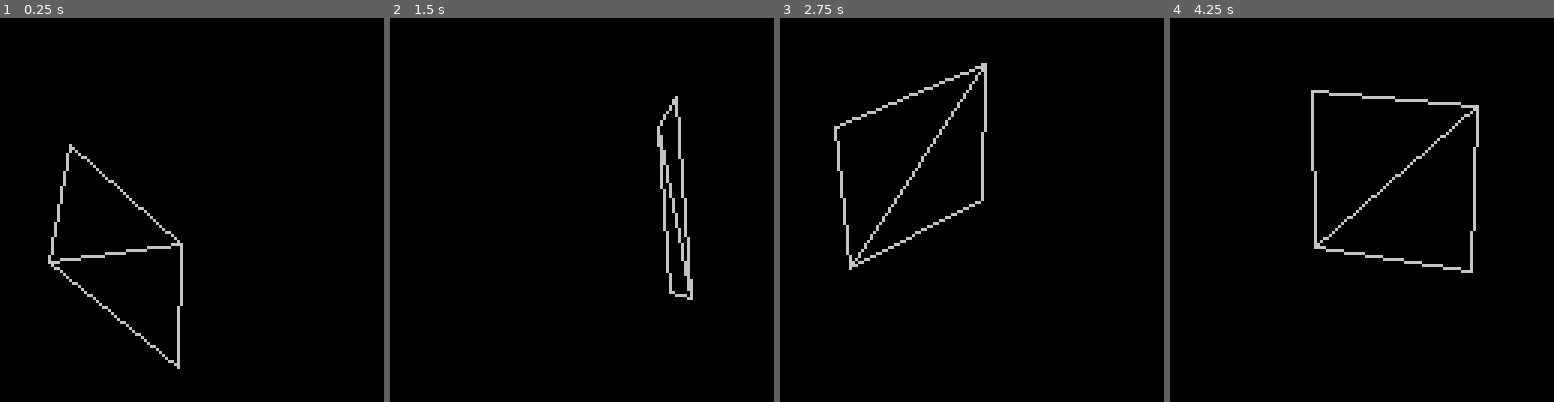
Above: before the commit, frames 1-4 (left to right).
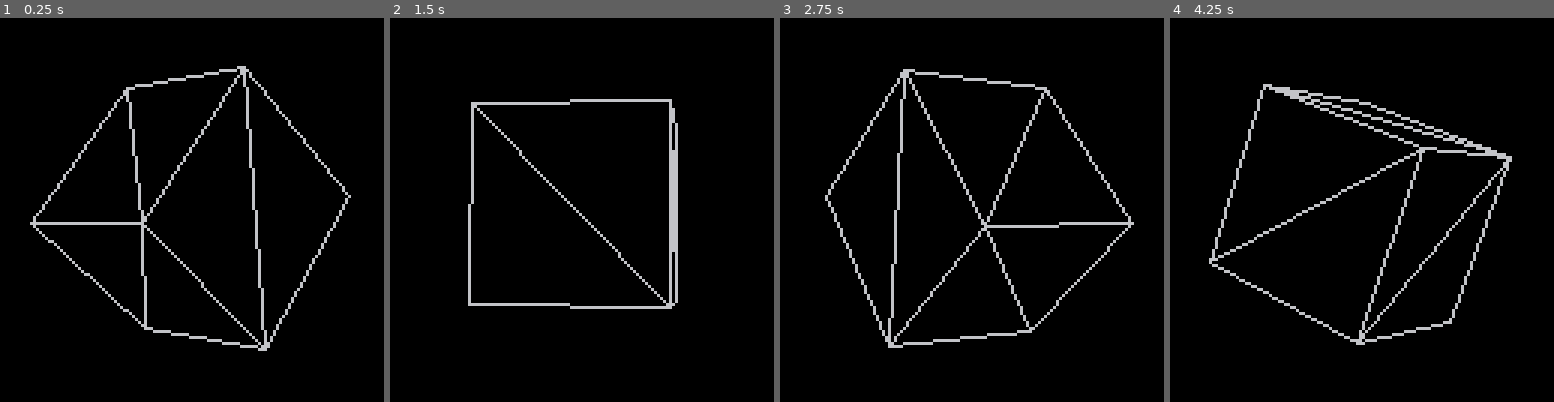
Above: after the commit, the same moments.

Repository: MrPicklePinosaur/pico8_carts
Game: PICO-8 cartridge 3d_renderer/3d.p8
Two runs of this game, one before a commit and one after it. Both use one fixed random seed, a clock stepped at 60 frames per second and the inputs below.
Inputs:
- Up to frame 1 (0.25 s): no input
- Up to frame 2 (1.5 s): no input
- Up to frame 3 (2.75 s): no input
- Up to frame 4 (4.25 s): no input

The runs differ from the first frame. In frame 1, 4.5% of the frame differs, in the area x 7-92%, y 12-92%; in frame 2, 3.5%; in frame 3, 4.8%; in frame 4, 5.2%, in the area x 10-90%, y 17-86%.

Commit message:
backface culling

Diff:
--- a/3d_renderer/3d.p8
+++ b/3d_renderer/3d.p8
@@ -18,8 +18,18 @@
 
 -- index buffer
 ib={
-  {1, 3, 2},
-  {3, 4, 2}
+{3,4,1},
+{2,1,4},
+{2,5,1},
+{6,5,2},
+{6,7,5},
+{6,8,7},
+{7,1,5},
+{7,3,1},
+{8,3,7},
+{8,4,3},
+{2,8,6},
+{2,4,8}
 }
 
 -- Construct a translation matrix
@@ -72,6 +82,21 @@
   }
 end
 
+function vec3_sub(a,b)
+ return {
+  a[1]-b[1],
+  a[2]-b[2],
+  a[3]-b[3],
+ }
+end
+
+function vec3_cross(a,b)
+ return {
+  a[2]*b[3] - a[3]*b[2],
+  a[3]*b[1] - a[1]*b[3],
+  a[1]*b[2] - a[2]*b[1]
+ }
+end
 
 -- Multiply two 4x4 matrices
 function mat4x4_mul(a, b)
@@ -108,15 +133,19 @@
  }
 end
 
+function square(x) return x*x end
+
 function _init()
 end
 
 angle_x=0.78
 angle_y=0.78
+angle_z=0.78
 function _update()
   -- camera controller
   angle_x += 0.01
-  angle_y += 0.01
+  angle_z += 0.01
+  -- angle_y += 0.01
 end
 
 function _draw()
@@ -126,33 +155,48 @@
   trans=mat4x4_mul(
     mat_t(0.0, 0.0, 10.0),
     mat4x4_mul(
-      mat_rot_x(angle_x),
-      mat_rot_y(angle_y)
+      mat_rot_y(angle_z),
+      mat4x4_mul(
+        mat_rot_y(angle_y),
+        mat_rot_x(angle_x)
+      )
     )
   )
   proj=mat_p(0.125, 1.0, 100.0)
   rot_x=mat_rot_x(1.0)
   rot_y=mat_rot_y(1.0)
-  points={} -- transformed points in screenspace
+  wrld_points={} -- transofmed points in worldspace
+  scr_points={} -- transformed points in screenspace
   for p in all(vb) do
     tr=mat4x4_v4_mul(trans,p)
+    add(wrld_points, tr)
     tr=mat4x4_v4_mul(proj,tr)
     x=-tr[1]/tr[4]*128+64
     y=-tr[2]/tr[4]*128+64
-    z=tr[3]/tr[4]
+    -- z=tr[3]/tr[4]
     -- printh(x..' '..y..' '..z)
-    add(points, {x,y})
+    add(scr_points, {x,y})
   end
 
   -- draw all faces
   for tri in all(ib) do
-    for i=0,2 do
-      p1=tri[i+1]
-      p2=tri[(i+1)%3+1]
-      line(
-        points[p1][1], points[p1][2],
-        points[p2][1], points[p2][2]
-      )
+    -- check for backspace culling
+    -- first get normal from current triangle
+    p1=vec3_sub(wrld_points[tri[1]], wrld_points[tri[2]])
+    p2=vec3_sub(wrld_points[tri[2]], wrld_points[tri[3]])
+    n=vec3_cross(p1, p2)
+    mag=sqrt(square(n[1]) + square(n[2]) + square(n[3]))
+
+    -- only draw triangle if n is facing camera
+    if n[3]/mag < -0.1 then
+      for i=0,2 do
+        p1=tri[i+1]
+        p2=tri[(i+1)%3+1]
+        line(
+          scr_points[p1][1], scr_points[p1][2],
+          scr_points[p2][1], scr_points[p2][2]
+        )
+      end
     end
   end
 end
